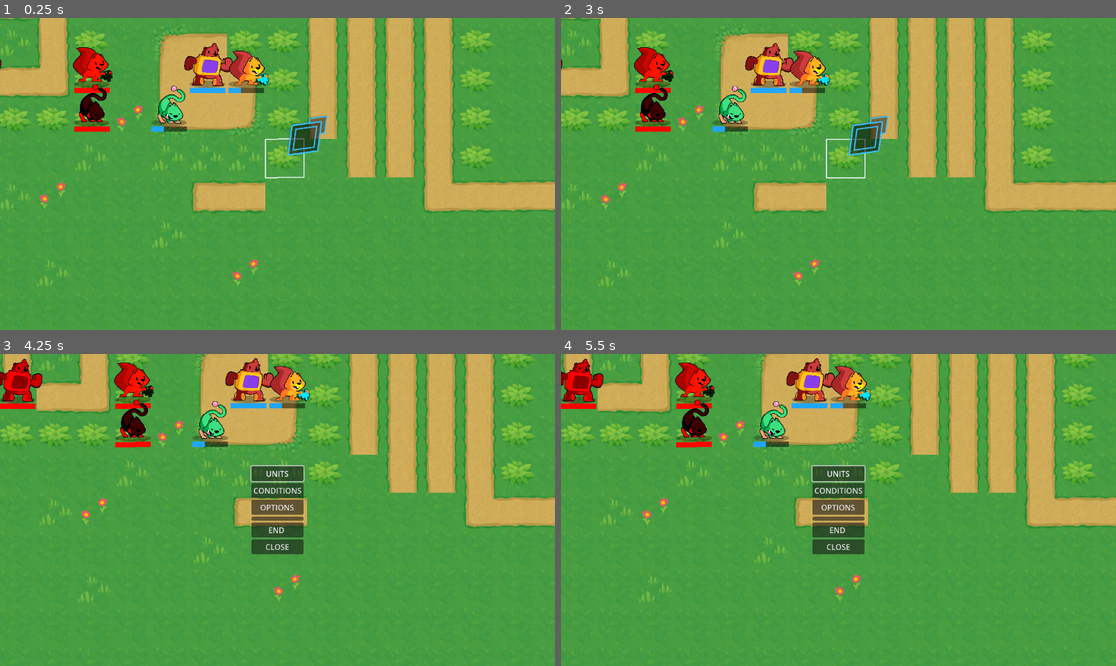
Above: before the commit, frames 1-4 (two rows, left to right).
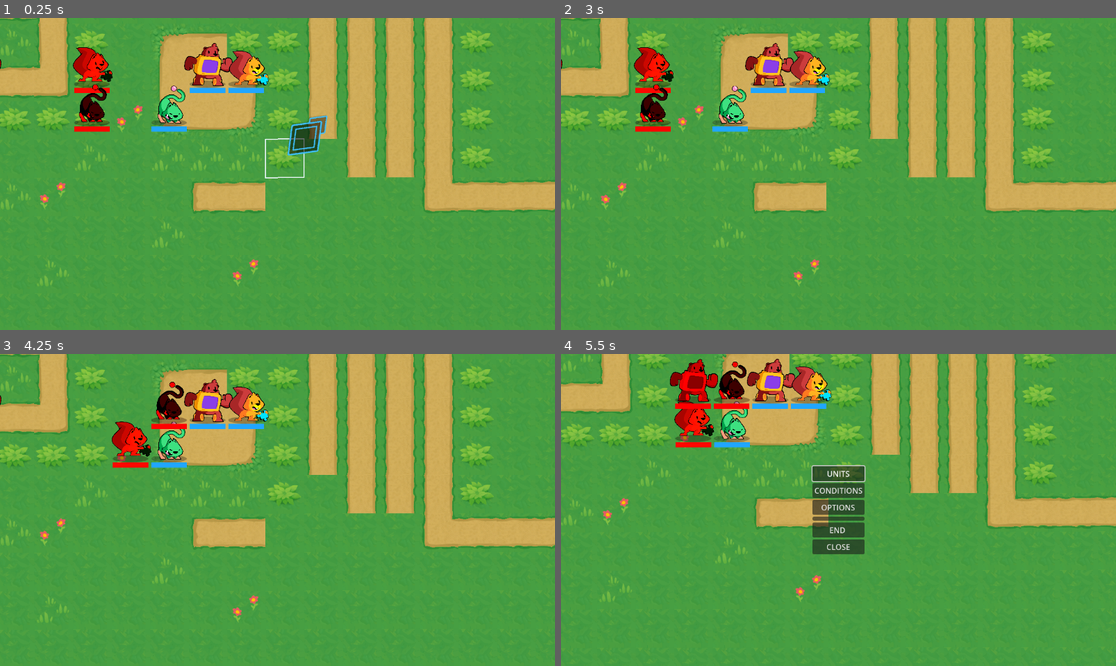
Above: after the commit, the same moments.

Repository: oldhame19/TTRPG
Game: Godot game, scene res://Main.tscn
The game is run twice, just before and just after one commit, with the same random seed, the same clock (stepped at 60 frames per second) and the same inputs.
Inputs (mouse positions are in pixels of both pictures, inside the frame that each line leads up to):
- Up to frame 1 (0.25 s): no input
- Up to frame 2 (3 s): tap Enter (ui_accept) at 0.5, 0.77 s; move the mouse to (960, 158) at 0.52 s; press the mouse at (960, 158) at 0.53 s; hold Right (ui_right) 0.53-1.25 s; release the mouse at (960, 158) at 1.25 s; click "UNITS" at 1.25 s; click "OPTIONS" at 2 s; click "END" at 2.75 s
- Up to frame 3 (4.25 s): move the mouse to (166, 525) at 3.52 s; hold Down (ui_down) from 3.53 s (still down); click (166, 525) at 3.6 s; tap Enter (ui_accept) at 3.77 s
- Up to frame 4 (5.5 s): move the mouse to (894, 441) at 4.27 s; release Down (ui_down) at 4.28 s; press the mouse at (894, 441) at 4.28 s; hold Right (ui_right) 4.28-5.03 s; move the mouse to (810, 572) at 5.02 s; release the mouse at (810, 572) at 5.03 s; hold Up (ui_up) from 5.03 s (still down); click (810, 572) at 5.1 s; tap Enter (ui_accept) at 5.27 s

The runs differ from the first frame. In frame 1, 0.1% of the frame differs, in the area x 29-48%, y 22-37%; in frame 2, 0.9%; in frame 3, 31%, in the area x 0-100%, y 0-90%; in frame 4, 20%.

Commit message:
AI turn movement no combat

Diff:
--- a/Combat/Scripts/combat_manager.gd
+++ b/Combat/Scripts/combat_manager.gd
@@ -28,26 +28,38 @@
 		print("CombatManager: attacker or defender null")
 		return
 
+	# Small delay before starting
+	await get_tree().create_timer(0.05).timeout
+
 	# Step 1: Attacker hits defender
 	if !_perform_attack(attacker, defender):
-		return  # Defender died, combat ends
+		emit_signal("combat_finished", attacker, defender, {"status": "finished"})
+		return
+	await get_tree().process_frame
 
 	# Step 2: Defender retaliates if possible
 	if _can_retaliate(defender, attacker):
 		if !_perform_attack(defender, attacker):
-			return  # Attacker died, combat ends
+			emit_signal("combat_finished", attacker, defender, {"status": "finished"})
+			return
+		await get_tree().process_frame
 
 	# Step 3: Attacker double attacks if possible
 	if _can_double_attack(attacker, defender):
 		if !_perform_attack(attacker, defender):
-			return  # Defender died, combat ends
+			emit_signal("combat_finished", attacker, defender, {"status": "finished"})
+			return
+		await get_tree().process_frame
 
 	# Step 4: Defender double attacks if possible and can retaliate
 	if _can_retaliate(defender, attacker) and _can_double_attack(defender, attacker):
 		if !_perform_attack(defender, attacker):
-			return  # Attacker died, combat ends
+			emit_signal("combat_finished", attacker, defender, {"status": "finished"})
+			return
+		await get_tree().process_frame
 
 	emit_signal("combat_finished", attacker, defender, {"status": "finished"})
+
 
 func _perform_attack(attacker: Unit, defender: Unit) -> bool:
 	var weapon = attacker.equipped_weapon
@@ -119,10 +131,16 @@
 	return stats.get("double", false)
 
 func _is_in_attack_range(attacker: Unit, defender: Unit) -> bool:
+	if attacker.attack_range <= 0:
+		return false  # Cannot attack if range is zero or negative
+
 	var atk_pos = attacker.grid.calculate_grid_coordinates(attacker.position)
 	var def_pos = defender.grid.calculate_grid_coordinates(defender.position)
 	var dist = abs(atk_pos.x - def_pos.x) + abs(atk_pos.y - def_pos.y)
-	return dist >= 1 and dist <= attacker.attack_range
+
+	# Ensure melee units can attack adjacent cells
+	return dist >= 1 and dist <= max(attacker.attack_range, 1)
+
 
 func _roll_chance(chance: int) -> bool:
 	# chance is percentage 0-100
--- a/Combat/Scripts/turn_manager.gd
+++ b/Combat/Scripts/turn_manager.gd
@@ -1,90 +1,246 @@
 extends Node
 class_name TurnManager
+
+@onready var game_board: GameBoard
+@onready var combat_manager: CombatManager
 
 signal phase_started(phase_name: String)
 signal phase_ended(phase_name: String)
 signal battle_ended(winner: String)
 
-var phases = ["player", "enemy"] # add "ally" if needed
-var current_phase_index := 0
-var _phase_ending = false
+const DIRECTIONS = [Vector2.LEFT, Vector2.RIGHT, Vector2.UP, Vector2.DOWN]
+
+var phases: Array[String] = ["player", "enemy"]
+var current_phase_index: int = 0
+var _phase_ending: bool = false
 
 var unit_groups := {
-	"player": [],
-	"enemy": []
+	"player": [], # Array[Unit]
+	"enemy": []   # Array[Unit]
 }
 
-func _ready():
-	start_phase(phases[current_phase_index])
-
-func start_phase(phase_name: String):
+func _ready() -> void:
+	call_deferred("start_phase", phases[current_phase_index])
+
+# ================= Phase Control =================
+
+func start_phase(phase_name: String) -> void:
 	emit_signal("phase_started", phase_name)
 	print("Starting phase:", phase_name)
 
-	var units = unit_groups.get(phase_name, [])
-	units = units.filter(func(u):
-		return is_instance_valid(u) and not u.is_dead
-	)
-
-	if units.is_empty():
-		end_phase()
+	var raw_units: Array = unit_groups.get(phase_name, [])
+	var units: Array[Unit] = []
+	for u in raw_units:
+		if is_instance_valid(u) and not u.is_dead:
+			u.has_acted = false
+			units.append(u)
+
+
+	if units.size() == 0:
+		call_deferred("end_phase")
 		return
 
 	if phase_name == "player":
-		# Give control to player
 		for u in units:
 			u.reset_turn()
-		# Wait for player actions to finish; call end_phase() manually from last player action
 	else:
-		# Enemy/AI phase
-		_run_ai_phase(units)
-
-func _run_ai_phase(units: Array):
+		await _run_ai_phase(units)
+
+func end_phase() -> void:
+	if _phase_ending:
+		print("Ignoring repeated end_phase call")
+		return
+	_phase_ending = true
+
+	print("end_phase called, current phase:", phases[current_phase_index])
+	emit_signal("phase_ended", phases[current_phase_index])
+
+	if _check_battle_end():
+		_phase_ending = false
+		return
+
+	current_phase_index = (current_phase_index + 1) % phases.size()
+	print("Switched to phase index:", current_phase_index)
+	call_deferred("start_phase", phases[current_phase_index])
+	_phase_ending = false
+
+func unit_finished_turn(unit: Unit) -> void:
+	unit.has_acted = true
+	if not unit.is_enemy:
+		unit.update_acted_visual()
+
+	var current_phase: String = phases[current_phase_index]
+	var remaining: Array[Unit] = []
+	for u in unit_groups.get(current_phase, []):
+		if is_instance_valid(u) and not u.is_dead and not u.has_acted:
+			remaining.append(u)
+
+	if remaining.size() == 0 and not _phase_ending:
+		call_deferred("end_phase")
+
+func _check_battle_end() -> bool:
+	var alive_players := []
+	for u in unit_groups["player"]:
+		if is_instance_valid(u) and not u.is_dead:
+			alive_players.append(u)
+	if alive_players.size() == 0:
+		emit_signal("battle_ended", "enemy")
+		return true
+
+	var alive_enemies := []
+	for u in unit_groups["enemy"]:
+		if is_instance_valid(u) and not u.is_dead:
+			alive_enemies.append(u)
+	if alive_enemies.size() == 0:
+		emit_signal("battle_ended", "player")
+		return true
+
+	return false
+
+# ================= AI Phase =================
+
+func _run_ai_phase(units: Array[Unit]) -> void:
+	var planned_enemy_cells: Array = [] # Track AI moves for team awareness
 	for u in units:
 		if not is_instance_valid(u) or u.is_dead:
 			continue
-		await get_tree().create_timer(0.5).timeout # wait half a second
-		#u.take_turn()
-	end_phase()
-
-func end_phase():
-	if _phase_ending:
-		print("Ignoring repeated end_phase call")
-		return
-	_phase_ending = true
-
-	print("end_phase called, current phase:", phases[current_phase_index])
-
-	emit_signal("phase_ended", phases[current_phase_index])
-	current_phase_index = (current_phase_index + 1) % phases.size()
-	print("Switched to phase index:", current_phase_index)
-
-	if _check_battle_end():
-		_phase_ending = false
-		return
-
-	start_phase(phases[current_phase_index])
-	_phase_ending = false
-
-
-
-func _check_battle_end() -> bool:
-	if unit_groups["enemy"].filter(func(u): return is_instance_valid(u) and not u.is_dead).is_empty():
-		emit_signal("battle_ended", "player")
-		return true
-	elif unit_groups["player"].filter(func(u): return is_instance_valid(u) and not u.is_dead).is_empty():
-		emit_signal("battle_ended", "enemy")
-		return true
-	return false
-
-func unit_finished_turn(unit: Unit) -> void:
-	unit.has_acted = true
-	unit.update_acted_visual()
-
-	var current_phase = phases[current_phase_index]
-	var remaining = unit_groups[current_phase].filter(
-		func(u):
-			return is_instance_valid(u) and not u.is_dead and not u.has_acted
-	)
-	if remaining.is_empty():
-		end_phase()
+
+		await get_tree().create_timer(0.3).timeout
+
+		var best_action: Dictionary = _evaluate_best_action(u, 2, planned_enemy_cells)
+		if best_action != {} and !u.has_acted:
+			await _execute_ai_action(u, best_action)
+			u.has_acted = true
+			planned_enemy_cells.append(best_action.move_to)
+
+		unit_finished_turn(u)
+
+# ================= AI Actions =================
+
+func _execute_ai_action(unit: Unit, action: Dictionary) -> void:
+	if action.has("move_to") and action.move_to != unit.cell:
+		var reachable: = game_board._dijkstra(unit.cell, unit.move_range, false)
+		var path: = _find_path_to_cell(reachable, action.move_to, unit.cell)
+
+		if path.size() > 0:
+			unit.cell = action.move_to
+			unit.walk_along(path)
+			await unit.walk_finished
+
+	if action.has("attack_target") and action.attack_target != null:
+		_combat_attack(unit, action.attack_target)
+
+func _find_path_to_cell(reachable_cells: Array, target: Vector2, start: Vector2) -> Array[Vector2]:
+	var path: Array[Vector2] = []
+	var current: Vector2 = target
+	var safety_counter: int = 0
+	const MAX_ITER: int = 100
+
+	while current != start and safety_counter < MAX_ITER:
+		safety_counter += 1
+		path.insert(0, current)
+
+		var next_cell: Vector2 = Vector2(-1, -1)
+		var min_dist: float = 9999.0
+		for dir in DIRECTIONS:
+			var neighbor: Vector2 = current - dir
+			if reachable_cells.has(neighbor):
+				var dist: float = (neighbor - start).length()
+				if dist < min_dist:
+					min_dist = dist
+					next_cell = neighbor
+
+		if next_cell == Vector2(-1, -1):
+			print("⚠ Could not find next cell from", current)
+			break
+
+		current = next_cell
+
+	if path.size() == 0 or path[0] != start:
+		path.insert(0, start)
+
+	return path
+
+# ================= Combat =================
+
+func _combat_attack(attacker: Unit, defender: Unit) -> void:
+	if combat_manager == null:
+		print("⚠ CombatManager not assigned!")
+		return
+	combat_manager.start_combat(attacker, defender)
+
+# ================= AI Evaluation =================
+
+func _evaluate_best_action(unit: Unit, depth: int, blocked_cells: Array = []) -> Dictionary:
+	var raw_players = unit_groups["player"]
+	var player_units: Array[Unit] = []
+	for u in raw_players:
+		if is_instance_valid(u) and not u.is_dead:
+			player_units.append(u)
+
+	if player_units.size() == 0:
+		return {"reward": -99999.0, "move_to": unit.cell, "attack_target": null}
+
+	var possible_moves = game_board._dijkstra(unit.cell, unit.move_range, false)
+	possible_moves = possible_moves.filter(func(c): return not blocked_cells.has(c))
+
+	var best: Dictionary = {"reward": -99999.0, "move_to": unit.cell, "attack_target": null}
+
+	for move_cell in possible_moves:
+		var targets: Array[Unit] = _get_attackable_units(unit, move_cell)
+		if targets.size() == 0:
+			var reward: float = _reward_for_proximity(unit, move_cell, player_units)
+			if reward > best.reward:
+				best = {"reward": reward, "move_to": move_cell, "attack_target": null}
+		else:
+			for target in targets:
+				var reward: float = _simulate_combat_reward(unit, target)
+				if depth > 1:
+					reward -= _simulate_player_counter_reward(target, depth-1)
+				if reward > best.reward:
+					best = {"reward": reward, "move_to": move_cell, "attack_target": target}
+
+	return best
+
+func _reward_for_proximity(unit: Unit, cell: Vector2, player_units: Array[Unit]) -> float:
+	var min_dist: float = 999.0
+	for p in player_units:
+		min_dist = min(min_dist, (cell - p.cell).length())
+	return 10.0 / (min_dist + 1.0)
+
+func _simulate_player_counter_reward(defender: Unit, depth: int) -> float:
+	if defender.current_stats == null:
+		return 0.0
+	var atk_stats: StatBlock = defender.get_stats_with_abilities()
+	var enemy_stats: StatBlock = defender.current_stats
+	var expected_damage: float = float(atk_stats.strength - enemy_stats.defense)
+	return max(expected_damage, 0.0)
+
+func _get_attackable_units(unit: Unit, from_cell: Vector2) -> Array[Unit]:
+	var result: Array[Unit] = []
+	for p in unit_groups["player"]:
+		if is_instance_valid(p) and not p.is_dead:
+			if (from_cell - p.cell).length() <= unit.attack_range:
+				result.append(p)
+	return result
+
+func _simulate_combat_reward(attacker: Unit, defender: Unit) -> float:
+	var combat_stats: Dictionary = CombatCalculator.calculate_combat_stats(attacker, defender)
+	var damage: float = float(combat_stats["dpa"])
+	if combat_stats["double"]:
+		damage *= 2.0
+
+	var reward: float = damage * 2.0
+	if damage >= float(defender.hp):
+		reward += 100.0
+
+	var counter_stats: Dictionary = CombatCalculator.calculate_combat_stats(defender, attacker)
+	var counter_damage: float = float(counter_stats["dpa"])
+	if counter_stats["double"]:
+		counter_damage *= 2.0
+	reward -= counter_damage * 1.5
+
+	if attacker.attack_range > 1:
+		reward += 5.0
+
+	return reward
--- a/GUI/PauseMenu/PauseMenu.gd
+++ b/GUI/PauseMenu/PauseMenu.gd
@@ -1,35 +1,47 @@
 extends CanvasLayer
 class_name PauseMenu
+
 @onready var cursor: Cursor = get_parent()._cursor
-@onready var turn_manager = get_parent().turn_manager
+@onready var turn_manager: TurnManager = get_parent().turn_manager
 
 func _ready() -> void:
 	$VBoxContainer/UnitsButton.grab_focus()
-	#disable cursor
+	_disable_cursor()
+
+# ================= Cursor =================
+
+func _disable_cursor() -> void:
 	cursor.hide()
 	cursor.process_mode = Node.PROCESS_MODE_DISABLED
 
+func _enable_cursor() -> void:
+	cursor.process_mode = Node.PROCESS_MODE_INHERIT
+	cursor.reset_cursor()
+	cursor.show()
+
+# ================= Button Callbacks =================
+
 func _on_units_button_pressed() -> void:
-	pass
-
-
+	pass # Implement unit menu later
 
 func _on_options_button_pressed() -> void:
-	pass # Replace with function body.
-
-
+	pass # Implement options menu later
 
 func _on_end_turn_button_pressed() -> void:
 	if turn_manager:
+		call_deferred("safe_end_phase")
+	_disable_cursor()
+	call_deferred("close_menu")
+
+func _on_close_button_pressed() -> void:
+	_enable_cursor()
+	call_deferred("close_menu")
+
+# ================= Helpers =================
+
+func safe_end_phase() -> void:
+	if turn_manager:
 		turn_manager.end_phase()
 
+func close_menu() -> void:
 	queue_free()
-
-
-
-func _on_close_button_pressed() -> void:
-	#enable cursor and close menu
-	cursor.process_mode = Node.PROCESS_MODE_INHERIT
-	cursor.reset_cursor()
-	cursor.show()
-	queue_free()
--- a/GameBoard/Scripts/GameBoard.gd
+++ b/GameBoard/Scripts/GameBoard.gd
@@ -92,16 +92,10 @@
 	return warning
 
 func start_battle():
-	# Add TurnManager to scene tree
-	add_child(turn_manager)
-	for cell in _units.keys():
-		var u = _units[cell]
-	# Collect units into the turn manager's groups
+	# Collect units into groups first
 	var player_units = []
 	var enemy_units = []
-
-	for cell in _units.keys():
-		var u: Unit = _units[cell]
+	for u in _units.values():
 		if u.is_enemy:
 			enemy_units.append(u)
 		else:
@@ -111,6 +105,10 @@
 		"player": player_units,
 		"enemy": enemy_units
 	}
+
+	# Then assign the game board and add to scene tree
+	turn_manager.game_board = self
+	add_child(turn_manager)
 
 
 func _on_phase_started(phase_name: String):
--- a/Main.tscn
+++ b/Main.tscn
@@ -22,10 +22,12 @@
 [ext_resource type="Resource" uid="uid://db4v7fqoho8p4" path="res://GUI/HeldItems/test/test_held_items.tres" id="18_5tuhn"]
 [ext_resource type="Script" uid="uid://b3bnc4m3u2lkx" path="res://GUI/HeldItems/Scripts/held_items_data.gd" id="18_devvj"]
 [ext_resource type="Script" uid="uid://dmphg5nlphaa6" path="res://GUI/PlayerInventory/Scripts/slot_data.gd" id="19_3b0ty"]
+[ext_resource type="Resource" uid="uid://vgrdpkarv033" path="res://Units/Test_unit_data.tres" id="21_hri7i"]
 [ext_resource type="Script" uid="uid://blaaacoyl7slh" path="res://Units/Scripts/ResourceData/stat_block.gd" id="23_hhcpw"]
 [ext_resource type="Resource" uid="uid://basa4txhxdb7k" path="res://Items/ItemResources/Weapons/training_sword.tres" id="23_mxvw5"]
 [ext_resource type="Script" uid="uid://u3i27lovwmxw" path="res://Units/Scripts/ResourceData/unit_data.gd" id="24_mxvw5"]
 [ext_resource type="Resource" uid="uid://dsgsre828qi7" path="res://Units/goliath_stats.tres" id="24_xrxkg"]
+[ext_resource type="Resource" uid="uid://df5q2a0550p" path="res://Units/Goliath_unit_data.tres" id="26_sqvbp"]
 
 [sub_resource type="GDScript" id="GDScript_d1qvb"]
 script/source = "@export var movement_data: Dictionary
@@ -251,25 +253,31 @@
 script = ExtResource("18_devvj")
 slots = Array[ExtResource("19_3b0ty")]([])
 
+[sub_resource type="Resource" id="Resource_oye8v"]
+script = ExtResource("23_hhcpw")
+max_hp = 1
+strength = 1
+defense = 1
+speed = 1
+dexterity = 1
+charisma = 1
+faith = 1
+metadata/_custom_type_script = "uid://blaaacoyl7slh"
+
+[sub_resource type="Resource" id="Resource_40n85"]
+script = ExtResource("23_hhcpw")
+max_hp = 1
+strength = 1
+defense = 1
+speed = 1
+dexterity = 1
+charisma = 1
+faith = 1
+metadata/_custom_type_script = "uid://blaaacoyl7slh"
+
 [sub_resource type="Resource" id="Resource_hhcpw"]
 script = ExtResource("18_devvj")
 slots = Array[ExtResource("19_3b0ty")]([])
-
-[sub_resource type="Resource" id="Resource_hri7i"]
-script = ExtResource("24_mxvw5")
-is_player = false
-unit_name = "Goliath"
-base_stats = ExtResource("24_xrxkg")
-growth_rates = {
-"charisma": 0,
-"defense": 0,
-"dexterity": 0,
-"faith": 0,
-"hp": 0,
-"speed": 0,
-"strength": 0
-}
-metadata/_custom_type_script = "uid://u3i27lovwmxw"
 
 [sub_resource type="Resource" id="Resource_mxvw5"]
 script = ExtResource("18_devvj")
@@ -365,6 +373,8 @@
 position = Vector2(543.188, 415.064)
 held_items = SubResource("Resource_3b0ty")
 hp = 0
+unit_data = ExtResource("21_hri7i")
+current_stats = SubResource("Resource_oye8v")
 attack_range = 2
 skin = ExtResource("9")
 skin_offset = Vector2(5, 12)
@@ -373,6 +383,8 @@
 position = Vector2(671.294, 361.315)
 held_items = ExtResource("18_5tuhn")
 hp = 0
+unit_data = ExtResource("21_hri7i")
+current_stats = SubResource("Resource_40n85")
 attack_range = 1
 skin = ExtResource("7")
 skin_offset = Vector2(6, 17)
@@ -384,7 +396,7 @@
 held_items = SubResource("Resource_hhcpw")
 equipped_weapon = ExtResource("23_mxvw5")
 hp = 0
-unit_data = SubResource("Resource_hri7i")
+unit_data = ExtResource("26_sqvbp")
 attack_range = 1
 skin = ExtResource("7")
 skin_offset = Vector2(2, 9)
--- /dev/null
+++ b/Units/Goliath_unit_data.tres
@@ -0,0 +1,20 @@
+[gd_resource type="Resource" script_class="UnitData" load_steps=3 format=3 uid="uid://df5q2a0550p"]
+
+[ext_resource type="Resource" uid="uid://dsgsre828qi7" path="res://Units/goliath_stats.tres" id="1_831um"]
+[ext_resource type="Script" uid="uid://u3i27lovwmxw" path="res://Units/Scripts/ResourceData/unit_data.gd" id="2_kjkpc"]
+
+[resource]
+script = ExtResource("2_kjkpc")
+is_player = false
+unit_name = "Goliath"
+base_stats = ExtResource("1_831um")
+growth_rates = {
+"charisma": 0,
+"defense": 0,
+"dexterity": 0,
+"faith": 0,
+"hp": 0,
+"speed": 0,
+"strength": 0
+}
+metadata/_custom_type_script = "uid://u3i27lovwmxw"
--- /dev/null
+++ b/Units/Test_unit_data.tres
@@ -0,0 +1,31 @@
+[gd_resource type="Resource" script_class="UnitData" load_steps=4 format=3 uid="uid://vgrdpkarv033"]
+
+[ext_resource type="Script" uid="uid://blaaacoyl7slh" path="res://Units/Scripts/ResourceData/stat_block.gd" id="1_x8ytp"]
+[ext_resource type="Script" uid="uid://u3i27lovwmxw" path="res://Units/Scripts/ResourceData/unit_data.gd" id="2_btism"]
+
+[sub_resource type="Resource" id="Resource_ud8ml"]
+script = ExtResource("1_x8ytp")
+max_hp = 1
+strength = 1
+defense = 1
+speed = 1
+dexterity = 1
+charisma = 1
+faith = 1
+metadata/_custom_type_script = "uid://blaaacoyl7slh"
+
+[resource]
+script = ExtResource("2_btism")
+is_player = false
+unit_name = "Test Ally"
+base_stats = SubResource("Resource_ud8ml")
+growth_rates = {
+"charisma": 0,
+"defense": 0,
+"dexterity": 0,
+"faith": 0,
+"hp": 0,
+"speed": 0,
+"strength": 0
+}
+metadata/_custom_type_script = "uid://u3i27lovwmxw"
--- a/Units/Unit.gd
+++ b/Units/Unit.gd
@@ -160,7 +160,7 @@
 	if _path_follow.progress_ratio >= 1.0:
 		_is_walking = false
 		# Setting this value to 0.0 causes a Zero Length Interval error
-		_path_follow.progress = 0.00001
+		_path_follow.progress = 0.0
 		position = grid.calculate_map_position(cell)
 		curve.clear_points()
 		emit_signal("walk_finished")
@@ -170,6 +170,7 @@
 ## path is an array of grid coordinates that the function converts to map coordinates.
 func walk_along(path: PackedVector2Array) -> void:
 	if path.is_empty():
+		emit_signal("walk_finished")
 		return
 
 	curve.add_point(Vector2.ZERO)
@@ -397,7 +398,7 @@
 	xp = min(xp + amount, 100)  # Clamp xp to 100 max for display
 
 	if xp >= 100:
-		xp - 100  # reset xp on level up
+		xp -= 100  # reset xp on level up
 		level_up()
 
 func level_up() -> void:
Not shown: 1 places in Main.tscn that only renumber resources
